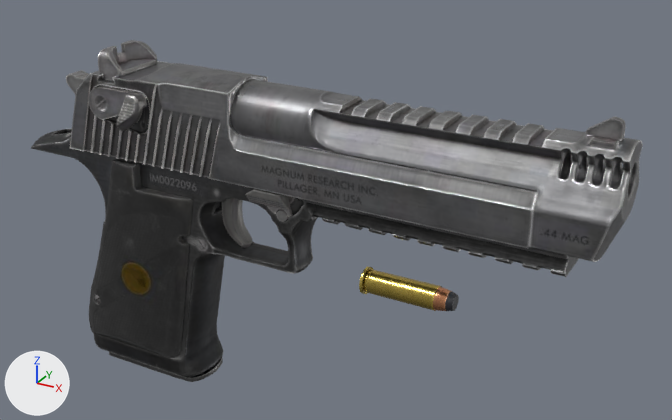
A saved change to the glTF model public/models/real/deagle.glb.
Camera for both pictures: a 50 mm lens placed at (2.78, -4.46, 2.55), pointed at (0.21, 0.22, 0.21). Lighting does not change. The marker at lower left points along +X, +Y and +Z. The first picture is the older version. Vertices at exactly the same position are counted once.

Names of what the first picture shows: 'Barrel_low_Slide_0'.
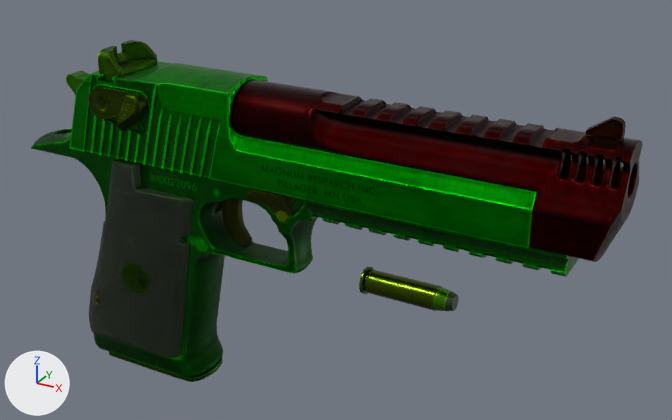
Location of each change, [x1, y1, x2, y2] in pixels of the pictures (672 x 420 px):
'Barrel_low_Slide_0', recoloured (darker)
    both: [31, 40, 643, 382]

What changed in the scene script:
```text
Change mat_slide:
    add n7 = _N.new('ShaderNodeMix'); n7.name = 'Mix'
    add n7.data_type = 'RGBA'
    add n7.blend_type = 'MULTIPLY'
    add n7.inputs[0].default_value = 1.0  # 'Factor'
    add n8 = _N.new('ShaderNodeVertexColor'); n8.name = 'Color Attribute'
    where n2 = _N.new('ShaderNodeTexImage'); n2.name = 'Image Texture'
    where n0 = _N.new('ShaderNodeBsdfPrincipled'); n0.name = 'Principled BSDF'
    remove _L.new(n2.outputs[0], n0.inputs[0])  # 'Color' to 'Base Color'
    add _L.new(n7.outputs[2], n0.inputs[0])  # 'Result' to 'Base Color'
    add _L.new(n8.outputs[0], n7.inputs[7])  # 'Color' to 'B'
    add _L.new(n2.outputs[0], n7.inputs[6])  # 'Color' to 'A'
Change mat_mainbody:
    add n7 = _N.new('ShaderNodeMix'); n7.name = 'Mix'
    add n7.data_type = 'RGBA'
    add n7.blend_type = 'MULTIPLY'
    add n7.inputs[0].default_value = 1.0  # 'Factor'
    add n8 = _N.new('ShaderNodeVertexColor'); n8.name = 'Color Attribute'
    where n2 = _N.new('ShaderNodeTexImage'); n2.name = 'Image Texture'
    where n0 = _N.new('ShaderNodeBsdfPrincipled'); n0.name = 'Principled BSDF'
    remove _L.new(n2.outputs[0], n0.inputs[0])  # 'Color' to 'Base Color'
    add _L.new(n7.outputs[2], n0.inputs[0])  # 'Result' to 'Base Color'
    add _L.new(n8.outputs[0], n7.inputs[7])  # 'Color' to 'B'
    add _L.new(n2.outputs[0], n7.inputs[6])  # 'Color' to 'A'
Change mat_magazine:
    add n7 = _N.new('ShaderNodeMix'); n7.name = 'Mix'
    add n7.data_type = 'RGBA'
    add n7.blend_type = 'MULTIPLY'
    add n7.inputs[0].default_value = 1.0  # 'Factor'
    add n8 = _N.new('ShaderNodeVertexColor'); n8.name = 'Color Attribute'
    where n2 = _N.new('ShaderNodeTexImage'); n2.name = 'Image Texture'
    where n0 = _N.new('ShaderNodeBsdfPrincipled'); n0.name = 'Principled BSDF'
    remove _L.new(n2.outputs[0], n0.inputs[0])  # 'Color' to 'Base Color'
    add _L.new(n7.outputs[2], n0.inputs[0])  # 'Result' to 'Base Color'
    add _L.new(n8.outputs[0], n7.inputs[7])  # 'Color' to 'B'
    add _L.new(n2.outputs[0], n7.inputs[6])  # 'Color' to 'A'
Change mat_bullet:
    add n7 = _N.new('ShaderNodeMix'); n7.name = 'Mix'
    add n7.data_type = 'RGBA'
    add n7.blend_type = 'MULTIPLY'
    add n7.inputs[0].default_value = 1.0  # 'Factor'
    add n8 = _N.new('ShaderNodeVertexColor'); n8.name = 'Color Attribute'
    where n2 = _N.new('ShaderNodeTexImage'); n2.name = 'Image Texture'
    where n0 = _N.new('ShaderNodeBsdfPrincipled'); n0.name = 'Principled BSDF'
    remove _L.new(n2.outputs[0], n0.inputs[0])  # 'Color' to 'Base Color'
    add _L.new(n7.outputs[2], n0.inputs[0])  # 'Result' to 'Base Color'
    add _L.new(n8.outputs[0], n7.inputs[7])  # 'Color' to 'B'
    add _L.new(n2.outputs[0], n7.inputs[6])  # 'Color' to 'A'
Change me_barrel_low_slide_0:
    where me_barrel_low_slide_0.from_pydata(...)  # 6900 vertices, 13279 faces; spans x -2.0..2.0, y -0.35..0.35, z -1.14..1.14
    used by ob_barrel_low_slide_0; location = (0.0, 0.0, 0.0)
    me_barrel_low_slide_0 part 1: vertex colours changed
```
